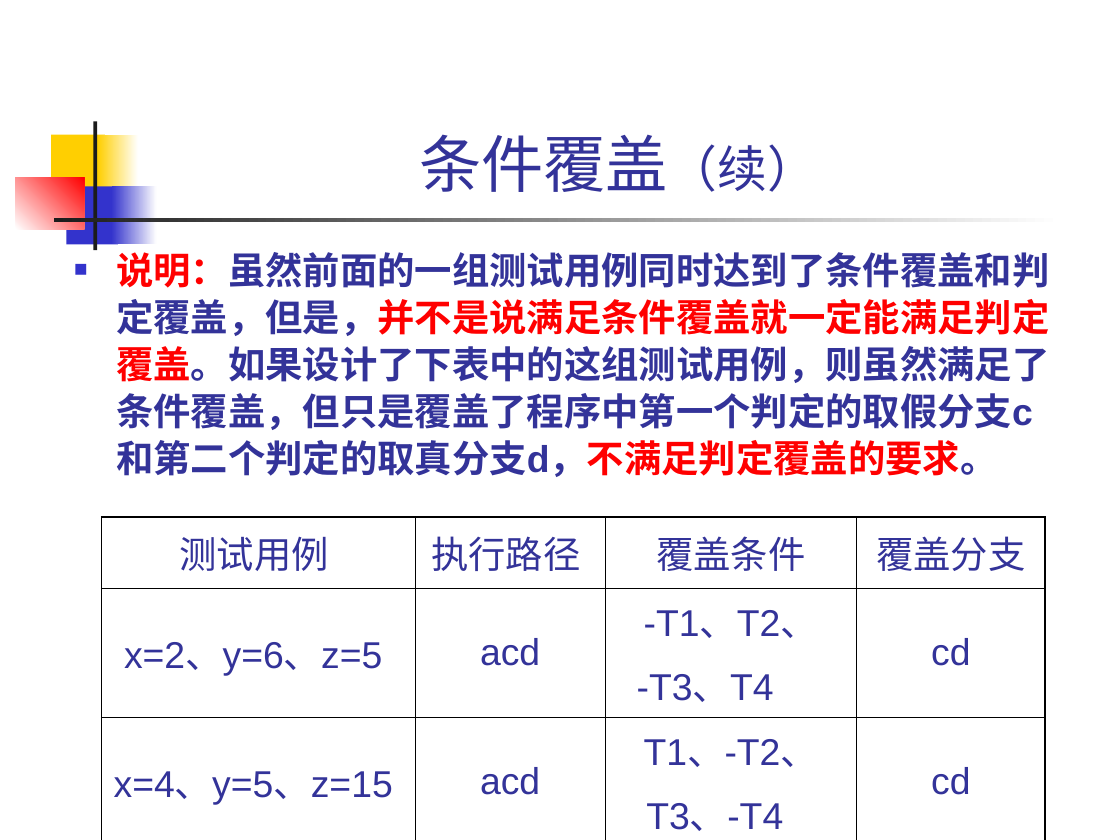
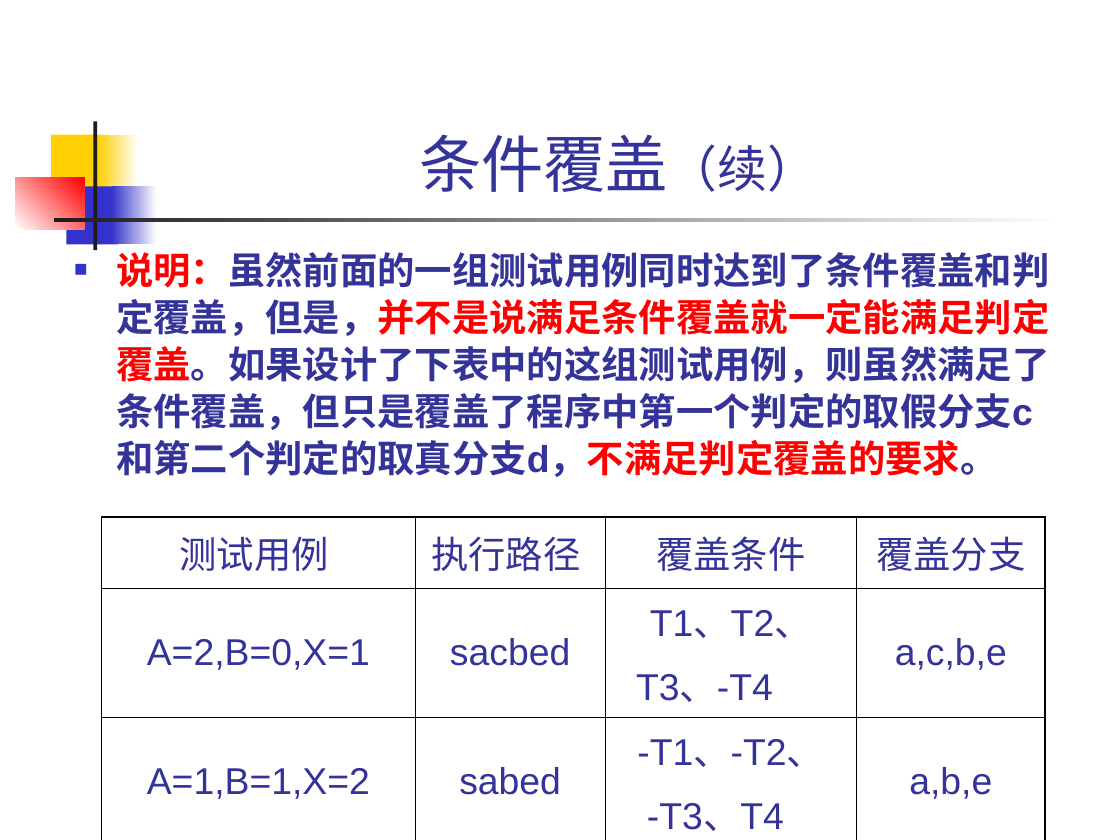
Before and after one commit to 1-518/Three-Kindoms, a slide deck: slide 10 of 白盒黑盒/白盒测试技术/白盒测试技术.ppt (slide 13 before the commit). Drawn at 1120x840 pixels with LibreOffice and Linux fonts; fonts in the diff are those of the drawing. Boxes give left, top, right and bottom in pixels: in the first picture for what was removed or moved away, otherwise in the second. Text is boxed around its words. In the diff, an @@ line names an element or a change of style, - is before the commit and + after.

```diff
--- a/白盒黑盒/白盒测试技术/白盒测试技术.ppt
+++ b/白盒黑盒/白盒测试技术/白盒测试技术.ppt
@@ table at (102, 517, 1045, 835) @@
-row 2: x=2、y=6、z=5 | acd | -T1、T2、 / -T3、T4 | cd
+row 2: A=2,B=0,X=1 | sacbed | T1、T2、 / T3、-T4 | a,c,b,e
-row 3: x=4、y=5、z=15 | acd | T1、-T2、 / T3、-T4 | cd
+row 3: A=1,B=1,X=2 | sabed | -T1、-T2、 / -T3、T4 | a,b,e
```
Also in this commit, not shown: 13 other slides changed, 1 slide added, 4 slides removed, 1 other file.
